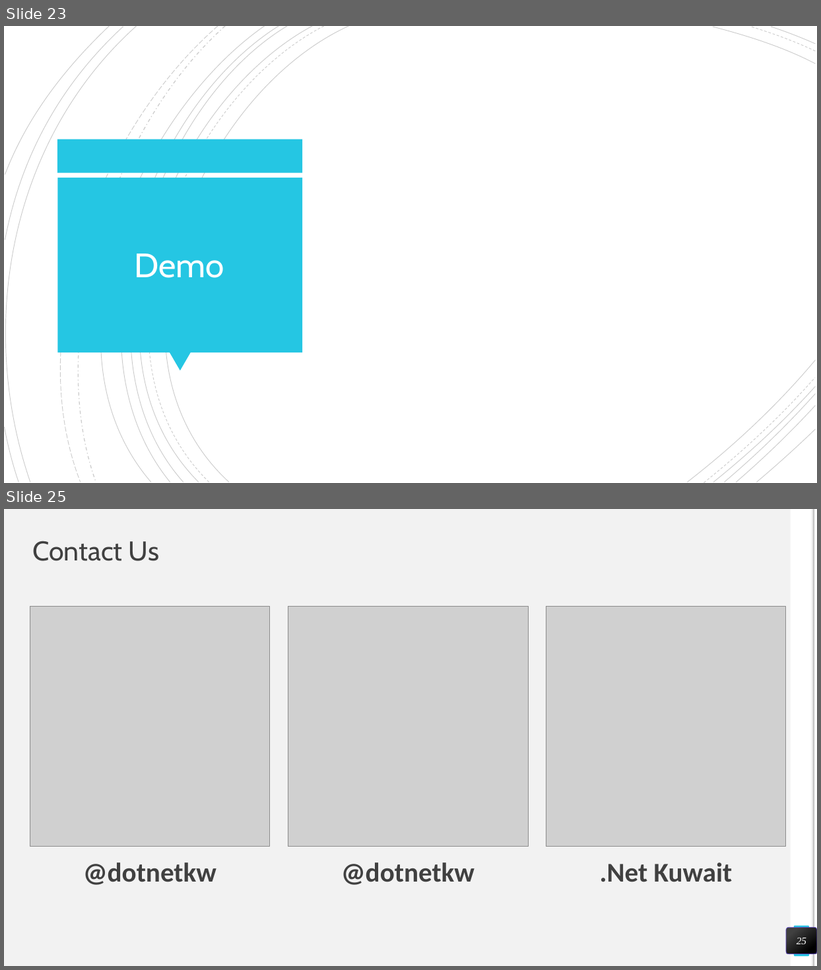
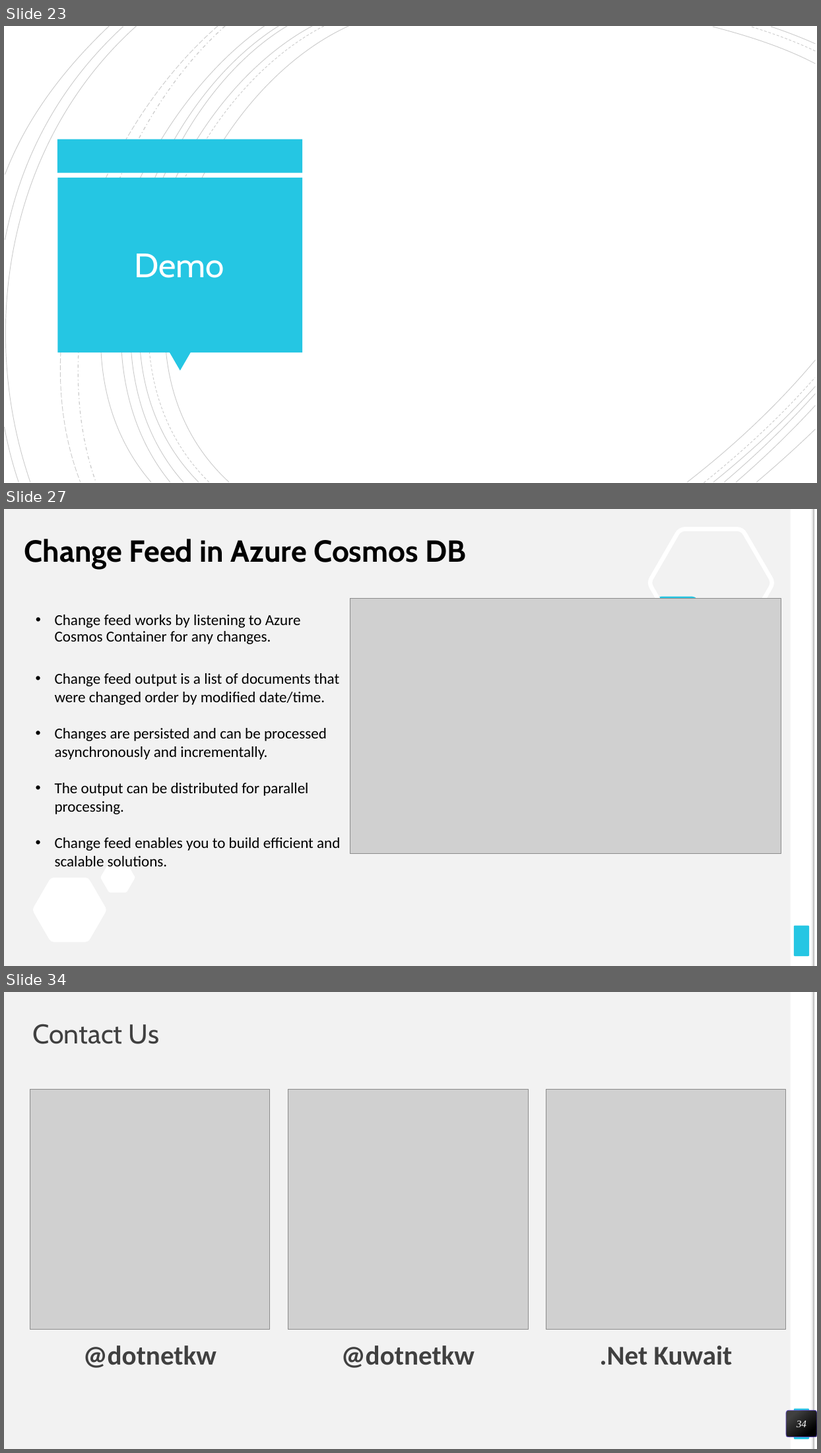
Before and after one commit to miroprocessor/azure-kuwait, a slide deck: 4- Intro to Azure Cosmos DB/Intro to Azure Cosmos DB.pptx. Shown one above the other, each under a label of ours: slides 23 and 25 before the commit, slides 23, 27 and 34 after it; the slides between them are not shown. The pictures are 821x970 and 821x1453 pixels, drawn with LibreOffice and Linux fonts; fonts in the diff are those of the drawing; grey boxes stand for pictures. Boxes give left, top, right and bottom in pixels: in the first picture for what was removed or moved away, otherwise in the second. Text is boxed around its words. In the diff, an @@ line names an element or a change of style, - is before the commit and + after.

Commit message:
add slides for TTL and Change Feed

```diff
--- a/4- Intro to Azure Cosmos DB/Intro to Azure Cosmos DB.pptx
+++ b/4- Intro to Azure Cosmos DB/Intro to Azure Cosmos DB.pptx
@@ slide 27 added at [4, 509, 817, 966], background #F2F2F2; not listed: 5 template elements that a slide beside it also shows @@
@@ title added at [24, 539, 466, 569], 36 pt, text #000000, bold @@
+Change Feed in Azure Cosmos DB
@@ freeform shape added at [650, 529, 773, 636], outline #FFFFFF 5 pt @@
@@ picture added at [350, 598, 781, 854] @@
@@ freeform shape added at [640, 597, 714, 661], fill #25C6E3 @@
@@ text added at [55, 615, 340, 867], 18 pt, text #000000 @@
+  • Change feed works by listening to Azure Cosmos Container for any changes.
+  • Change feed output is a list of documents that were changed order by modified date/time.
+  • Changes are persisted and can be processed asynchronously and incrementally.
+  • The output can be distributed for parallel processing.
+  • Change feed enables you to build efficient and scalable solutions.
@@ freeform shape added at [101, 863, 135, 892], fill #FFFFFF @@
@@ freeform shape added at [32, 878, 106, 943], fill #FFFFFF @@
@@ what was slide 25 is now slide 34 @@
@@ page number at [797, 1421, 807, 1428]: text changed @@
-25
+34
```
Also in this commit, not shown: 2 slides changed, 8 other slides added, 2 other files.
